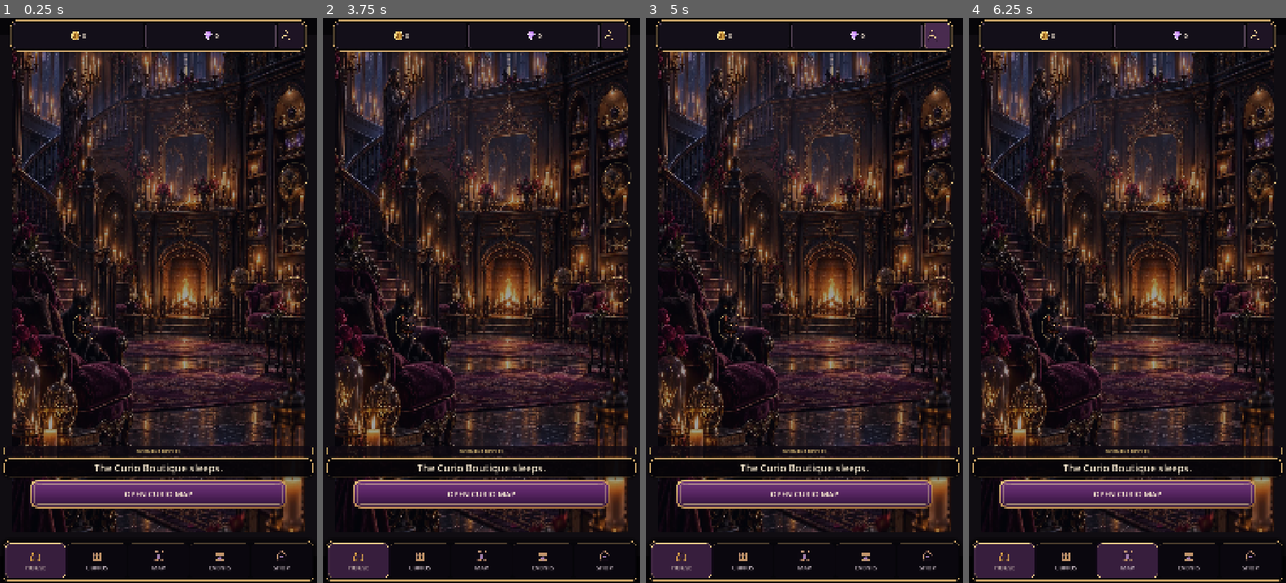
Above: before the commit, frames 1-4 (left to right).
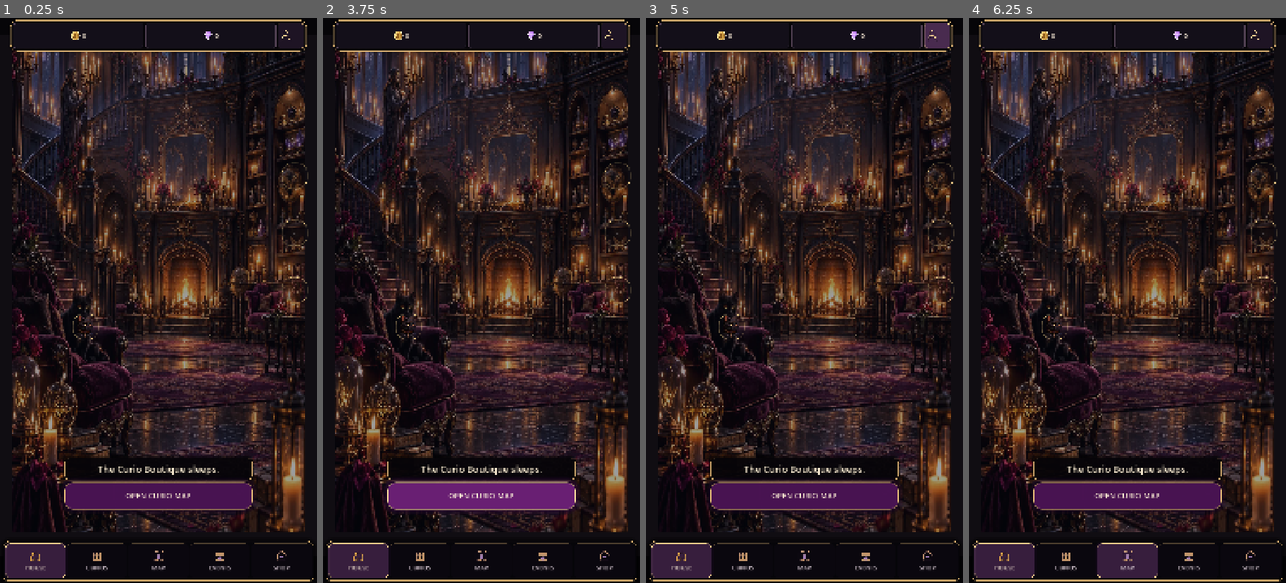
Above: after the commit, the same moments.

Repository: Jay-prodesign/akilta-match3
Game: Godot game, scene res://src/ui/home/house_home.tscn
Same seed, same stepped clock (60 frames per second), same inputs: the game is played once before the commit and once after it. This scene is started directly instead of the project's main scene.
Inputs (mouse positions are in pixels of both pictures, inside the frame that each line leads up to):
- Up to frame 1 (0.25 s): no input
- Up to frame 2 (3.75 s): click "·" at 0.5 s; click "·" at 1.25 s; click "·" at 2 s; click (408, 328) at 2.75 s; click "OPEN CURIO MAP" at 3.5 s
- Up to frame 3 (5 s): click (937, 34) at 4.25 s
- Up to frame 4 (6.25 s): click (1067, 560) at 5 s; click (1127, 560) at 5.75 s

The runs differ from the first frame. In frame 1, 5.4% of the frame differs, in the area x 1-99%, y 75-88%; in frame 2, 5.8%; in frame 3, 5.4%; in frame 4, 5.4%.

Commit message:
Recompose House Home around the locked North Star hierarchy (#149)
* Recompose House Home around the locked title and play hierarchy

* Guard the House scene-authored action material

* Keep restored House detail copy out of the primary Home hierarchy

Diff:
--- a/src/ui/home/house_home.gd
+++ b/src/ui/home/house_home.gd
@@ -54,7 +54,7 @@
 const KEEPER_ART_PATH := "res://assets/pieces/black_cat.webp"
 
 func _ready() -> void:
-	ProductionChrome.apply_action_button(play_button, "primary", "house_next_level_or_map")
+	play_button.set_meta("home_material", "scene_authored_flat")
 	play_button.pressed.connect(_on_play_pressed)
 	collection_button.pressed.connect(func(): collection_requested.emit())
 	settings_button.pressed.connect(func(): settings_requested.emit())
@@ -102,7 +102,7 @@
 			owned_curios.append(String(curio))
 
 	var state: Dictionary = HouseState.descriptor(stage)
-	headline.text = String(state.get("headline", "The Curio Boutique sleeps."))
+	headline.text = "THE HOUSE AWAITS" if stage == 0 else String(state.get("headline", "The House awaits."))
 	detail.text = String(state.get("detail", ""))
 	room_view.set_house_state(stage, owned_curios)
 	TopResourceBar.refresh(_resource_bar, progress)
@@ -130,12 +130,13 @@
 			_returning_label.text = "WELCOME BACK · %d / %d CURIOS AWAKENED" % [owned_curios.size(), available_level_count]
 	if _completion_banner != null:
 		_completion_banner.visible = opening_complete and not _returning_player
+	$Layout/CurioChip.visible = false
 	if _completion_label != null:
 		_completion_label.text = "OPENING CABINET SET COMPLETE · %d / %d" % [finished, available_level_count]
 
 	var first_ritual: bool = progress != null and progress.completed_levels.is_empty() and progress.curios.is_empty() and stage == 0 and not _returning_player
 	if _first_ritual_panel != null:
-		_first_ritual_panel.visible = first_ritual and not _first_ritual_dismissed
+		_first_ritual_panel.visible = false
 
 	var next_level := int(progress.highest_level_unlocked) if progress != null else 1
 	var level1_completed: bool = progress != null and progress.completed_levels.has("ch01_level_001")
@@ -152,6 +153,8 @@
 		play_button.text = "PLAY LEVEL 1"
 
 func north_star_home_contract() -> Dictionary:
+	var cta_scene_authored := play_button != null and play_button.get_theme_stylebox("normal") is StyleBoxFlat and play_button.get_theme_stylebox("hover") is StyleBoxFlat and play_button.get_theme_stylebox("pressed") is StyleBoxFlat and String(play_button.get_meta("home_material", "")) == "scene_authored_flat"
+	var title_plate_compact := headline != null and headline.custom_minimum_size.x >= 600.0 and headline.custom_minimum_size.x <= 680.0 and headline.custom_minimum_size.y >= 72.0 and headline.custom_minimum_size.y <= 84.0 and (headline.size_flags_horizontal & Control.SIZE_SHRINK_CENTER) != 0
 	return {
 		"primary_cta_height": play_button.custom_minimum_size.y if play_button != null else 0.0,
 		"primary_cta_width": play_button.custom_minimum_size.x if play_button != null else 0.0,
@@ -159,6 +162,10 @@
 		"bottom_nav_reserved": ($Layout.offset_bottom <= -90.0),
 		"world_underlays_home_ui": room_view != null and room_view.get_parent() == self and $Layout/WorldSpacer != null,
 		"direct_level_cta": play_button != null and (play_button.text.begins_with("PLAY LEVEL") or play_button.text.begins_with("EXPLORE")),
+		"compact_title_plate": title_plate_compact,
+		"scene_authored_primary_cta": cta_scene_authored,
+		"status_strip_suppressed": not $Layout/CurioChip.visible,
+		"ftue_strip_suppressed": _first_ritual_panel != null and not _first_ritual_panel.visible,
 	}
 
 func _on_play_pressed() -> void:
@@ -202,6 +209,7 @@
 		"copy": _first_ritual_copy.text if _first_ritual_copy != null else "",
 		"play_cta": play_button.text if play_button != null else "",
 		"keeper_available": _keeper_hotspot != null and not _keeper_hotspot.disabled,
+		"guidance_via_keeper": _keeper_hotspot != null and not _keeper_hotspot.disabled,
 		"first_time_truth": progress != null and progress.completed_levels.is_empty() and progress.curios.is_empty() and int(progress.house_stage) == 0,
 	}
 
@@ -352,9 +360,9 @@
 		if is_instance_valid(overlay):
 			overlay.queue_free()
 		play_button.visible = true
-		curio_label.get_parent().visible = true
+		curio_label.get_parent().visible = false
 		headline.visible = true
-		detail.visible = true
+		detail.visible = false
 		if room_view.has_method("set_restoration_full_bleed"):
 			room_view.set_restoration_full_bleed(false)
 		room_view.offset_bottom = room_view_bottom_before_ceremony
--- a/src/ui/home/house_home.tscn
+++ b/src/ui/home/house_home.tscn
@@ -314,6 +314,7 @@
 glow_strength = 0.88
 
 [node name="CurioChip" type="PanelContainer" parent="Layout"]
+visible = false
 custom_minimum_size = Vector2(0, 38)
 layout_mode = 2
 theme_override_styles/panel = SubResource("CurioChip")
@@ -330,7 +331,7 @@
 
 [node name="FirstRitualGuide" type="PanelContainer" parent="Layout"]
 visible = false
-custom_minimum_size = Vector2(0, 96)
+custom_minimum_size = Vector2(0, 72)
 layout_mode = 2
 theme_override_styles/panel = SubResource("Banner")
 
@@ -399,12 +400,13 @@
 vertical_alignment = 1
 
 [node name="Headline" type="Label" parent="Layout"]
-custom_minimum_size = Vector2(0, 58)
-layout_mode = 2
+custom_minimum_size = Vector2(640, 78)
+layout_mode = 2
+size_flags_horizontal = 4
 theme_override_colors/font_color = Color(0.988, 0.933, 0.831, 1)
 theme_override_colors/font_outline_color = Color(0.02, 0.015, 0.025, 0.96)
 theme_override_constants/outline_size = 5
-theme_override_font_sizes/font_size = 34
+theme_override_font_sizes/font_size = 32
 theme_override_styles/normal = SubResource("HomeTitlePlate")
 text = "The Curio Boutique sleeps."
 vertical_alignment = 1
@@ -423,13 +425,13 @@
 autowrap_mode = 2
 
 [node name="PlayButton" type="Button" parent="Layout"]
-custom_minimum_size = Vector2(880, 104)
+custom_minimum_size = Vector2(640, 92)
 layout_mode = 2
 size_flags_horizontal = 4
 theme_override_colors/font_color = Color(0.988, 0.933, 0.831, 1)
 theme_override_colors/font_hover_color = Color(1, 0.965, 0.86, 1)
 theme_override_colors/font_pressed_color = Color(0.988, 0.933, 0.831, 1)
-theme_override_font_sizes/font_size = 27
+theme_override_font_sizes/font_size = 26
 theme_override_styles/normal = SubResource("ButtonNormal")
 theme_override_styles/hover = SubResource("ButtonHover")
 theme_override_styles/pressed = SubResource("ButtonPressed")
--- a/src/world/house_state.gd
+++ b/src/world/house_state.gd
@@ -14,4 +14,4 @@
 		return {"stage":2,"room":"curio_boutique","state":"second_reliquary_awake","headline":"The boutique is learning your name.","detail":"The Moth Reliquary opens beside the Moon Cameo. Another display is still dark."}
 	if stage >= 1:
 		return {"stage":1,"room":"curio_boutique","state":"first_cabinet_awake","headline":"The first cabinet remembers.","detail":"Moonlight catches on a relic that was not there before."}
-	return {"stage":0,"room":"curio_boutique","state":"dormant","headline":"The Curio Boutique sleeps.","detail":"Win a puzzle to wake the first display."}
+	return {"stage":0,"room":"curio_boutique","state":"dormant","headline":"THE HOUSE AWAITS","detail":"Win a puzzle to wake the first display."}
--- a/tests/unit/test_house_authored_state_family.gd
+++ b/tests/unit/test_house_authored_state_family.gd
@@ -26,16 +26,19 @@
 	_expect(bool(presentation.get("keeper_role_authored", false)), "Keeper role must use an authored scene")
 	_expect(bool(presentation.get("restoration_authored", false)), "House restoration must use an authored scene")
 	_expect(not bool(presentation.get("runtime_overlay_factory", true)), "House must not rebuild player-facing overlays at runtime")
-	_expect(float(north_star.get("primary_cta_height", 0.0)) >= 96.0 and float(north_star.get("primary_cta_width", 0.0)) >= 820.0, "House primary CTA must retain the North Star hero proportion")
+	_expect(float(north_star.get("primary_cta_height", 0.0)) >= 88.0 and float(north_star.get("primary_cta_height", 0.0)) <= 98.0 and float(north_star.get("primary_cta_width", 0.0)) >= 620.0 and float(north_star.get("primary_cta_width", 0.0)) <= 660.0, "House primary CTA must match the locked-board compact hero proportion")
 	_expect(bool(north_star.get("primary_cta_centered", false)), "House primary CTA must remain centered above navigation")
 	_expect(bool(north_star.get("bottom_nav_reserved", false)), "House content must reserve vertical space for the compact bottom navigation")
 	_expect(bool(north_star.get("world_underlays_home_ui", false)), "House world must continue behind the lower Home UI instead of ending in a dead slab")
 	_expect(bool(north_star.get("direct_level_cta", false)), "House CTA must expose the direct current-level action")
-
-	var guide := house.get_node_or_null("Layout/FirstRitualGuide") as PanelContainer
+	_expect(bool(north_star.get("compact_title_plate", false)), "House must use the locked-board compact centered title plaque")
+	_expect(bool(north_star.get("scene_authored_primary_cta", false)), "House primary CTA must preserve its seam-free authored gold/plum material")
+	_expect(bool(north_star.get("status_strip_suppressed", false)), "House must not stack a redundant Curio status strip over the title/CTA hierarchy")
+	_expect(bool(north_star.get("ftue_strip_suppressed", false)), "Fresh House must not insert a tutorial strip into the locked-board Home composition")
+	var ftue: Dictionary = house.ftue_house_contract()
+	_expect(bool(ftue.get("guidance_via_keeper", false)), "Fresh House must retain truthful optional guidance through the Keeper")
 	var guide_art := house.get_node_or_null("Layout/FirstRitualGuide/GuideRow/KeeperArt") as TextureRect
-	_expect(guide != null and guide.visible, "Fresh House must expose the authored first-ritual guide")
-	_expect(guide_art != null and guide_art.texture != null, "First-ritual guide must use Keeper production art")
+	_expect(guide_art != null and guide_art.texture != null, "Optional House guidance must retain Keeper production art")
 	for hotspot_path in [
 		"RoomView/CurioHotspots/MoonHotspot",
 		"RoomView/CurioHotspots/MothHotspot",
--- a/tests/unit/test_production_chrome_asset.gd
+++ b/tests/unit/test_production_chrome_asset.gd
@@ -29,7 +29,7 @@
 	await _expect_panel(RESTORATION, "CeremonyCard")
 	await _expect_panel(CURIO_DETAIL, "CurioDetailCard")
 	await _expect_locked_panel()
-	await _expect_action(HOUSE, "Layout/PlayButton", "primary")
+	await _expect_scene_authored_house_action(HOUSE, "Layout/PlayButton")
 	await _expect_action(CHAPTER_MAP, "Layout/Back", "utility")
 	await _expect_action(PRESTART, "Layout/Card/Content/Start", "primary")
 	await _expect_action(PRESTART, "Layout/Back", "utility")
@@ -51,6 +51,19 @@
 	_expect(panel != null, "production chrome panel missing: %s" % path)
 	_expect(panel != null and panel.get_theme_stylebox("panel") is StyleBoxTexture, "panel must use asset-backed production chrome: %s" % path)
 	_expect(panel != null and String(panel.get_meta("production_chrome_asset", "")).ends_with(".svg"), "panel must expose authored chrome provenance: %s" % path)
+	instance.queue_free()
+	await process_frame
+
+func _expect_scene_authored_house_action(scene: PackedScene, path: String) -> void:
+	var instance := scene.instantiate()
+	root.add_child(instance)
+	await process_frame
+	var button := instance.get_node_or_null(path) as Button
+	_expect(button != null, "House action missing: %s" % path)
+	_expect(button != null and button.get_theme_stylebox("normal") is StyleBoxFlat, "House action normal state must preserve its scene-authored material: %s" % path)
+	_expect(button != null and button.get_theme_stylebox("hover") is StyleBoxFlat, "House action hover state must preserve its scene-authored material: %s" % path)
+	_expect(button != null and button.get_theme_stylebox("pressed") is StyleBoxFlat, "House action pressed state must preserve its scene-authored material: %s" % path)
+	_expect(button != null and String(button.get_meta("home_material", "")) == "scene_authored_flat", "House action material provenance mismatch: %s" % path)
 	instance.queue_free()
 	await process_frame
 
--- a/tests/visual/capture_house_stage3.gd
+++ b/tests/visual/capture_house_stage3.gd
@@ -57,7 +57,7 @@
 	var completion_banner: PanelContainer = screen.get_node_or_null("Layout/ChapterCompletionBanner")
 	var completion_label: Label = screen.get_node_or_null("Layout/ChapterCompletionBanner/Label")
 	if completion_banner == null or not completion_banner.visible or completion_label == null or not completion_label.text.contains("OPENING CABINET SET COMPLETE"):
-		printerr("CAPTURE_FAIL: stage 3 House must visibly celebrate opening cabinet completion")
+		printerr("CAPTURE_FAIL: stage 3 House must preserve truthful opening-cabinet completion status")
 		quit(1)
 		return
 	var life_resource: Label = screen.find_child("LifeResource", true, false) as Label
